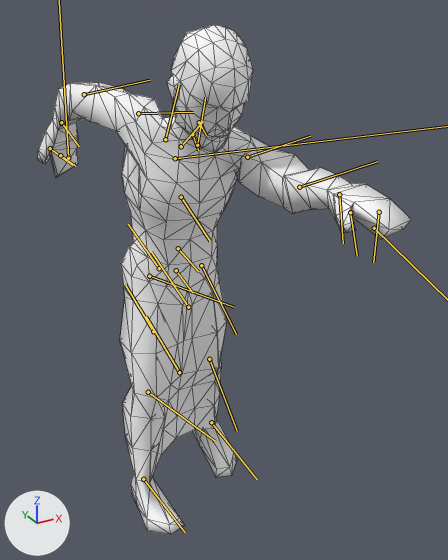
The FBX model media/Anims_X/SwimMoving.fbx: old version first, new version second.
Camera for both pictures: a 50 mm lens placed at (-45.4, -100.6, 24.6), pointed at (3.3, -11.9, -19.7). Arrows for +X, +Y and +Z are at lower left; the lights stay in place. Both versions are drawn at frame 1 of the action 'SwimMoving'; the numbers are the values there. The bones that bend it are drawn over the model as lines. Mesh edges are drawn as thin lines.

The first picture shows 'Body'.
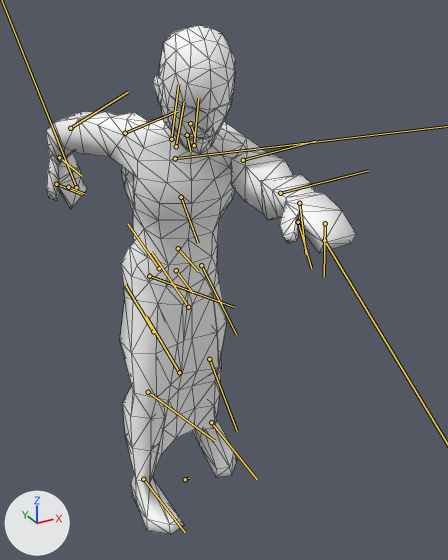
Changed parts and their boxes (x1, y1, x2, y2) in the pictures (448 x 560 px):
'Body', posed (17% narrower): before (38, 25, 411, 534); after (46, 25, 356, 534)
bone 'Bip01_Spine1', root to tip: before (181, 197) to (210, 241); after (181, 197) to (198, 243)
bone 'Bip01_R_Clavicle', root to tip: before (181, 146) to (203, 121); after (176, 146) to (184, 101)
bone 'Bip01_R_UpperArm', root to tip: before (138, 113) to (193, 112); after (125, 133) to (177, 111)

The change, as a list of edits to the scene's bpy script:
```text
Change bone_bip01_spine1:
    where bone_bip01_spine1 = bpy.data.objects['Dummy01'].pose.bones['Bip01_Spine1']  # child of 'Bip01_Spine'
    bone_bip01_spine1.rotation_quaternion: (0.987, 0.0, 0.0, 0.161) -> (0.982, -0.094, 0.024, 0.16)  # degrees (0, 0, 19) -> degrees (-10, 4, 18)
Change bone_bip01_r_clavicle:
    where bone_bip01_r_clavicle = bpy.data.objects['Dummy01'].pose.bones['Bip01_R_Clavicle']  # child of 'Bip01_Neck'
    bone_bip01_r_clavicle.rotation_quaternion: (0.884, -0.24, -0.373, 0.145) -> (0.975, -0.033, -0.217, 0.043)  # degrees (-41, -36, 33) -> degrees (-5, -25, 6)
Change bone_bip01_r_upperarm:
    where bone_bip01_r_upperarm = bpy.data.objects['Dummy01'].pose.bones['Bip01_R_UpperArm']  # child of 'Bip01_R_Clavicle'
    bone_bip01_r_upperarm.rotation_quaternion: (0.871, 0.358, -0.319, 0.107) -> (0.944, 0.223, -0.194, 0.15)  # degrees (46, -39, -3) -> degrees (24, -26, 13)
```
